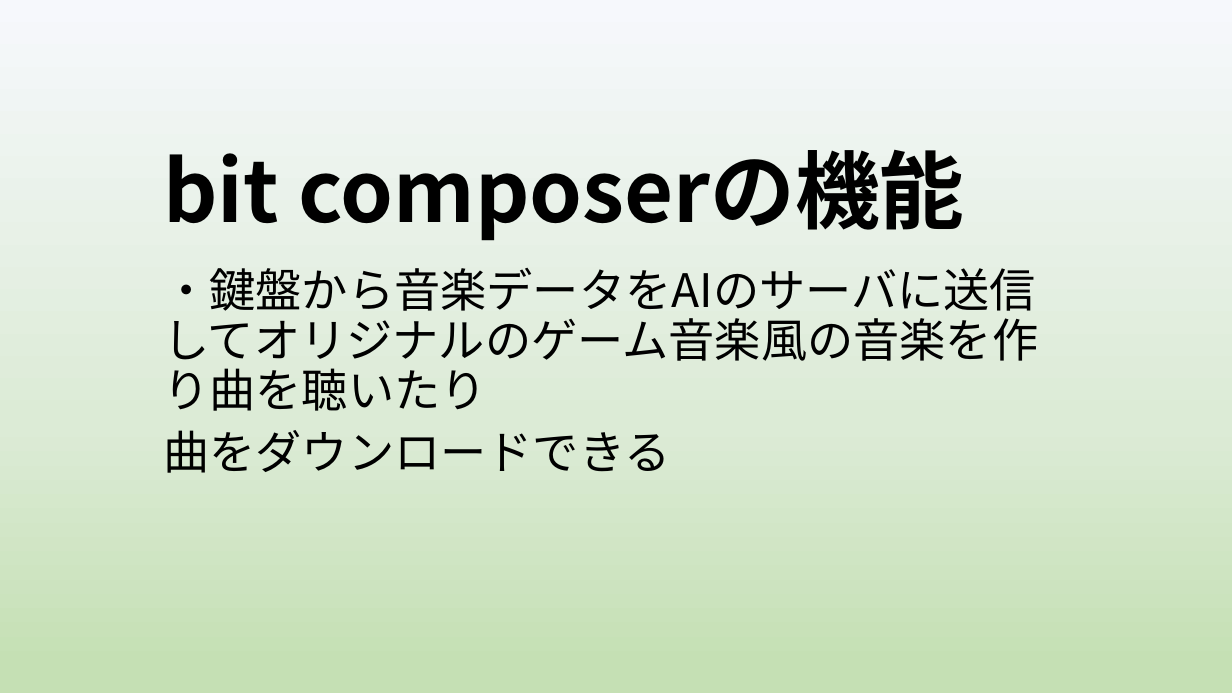
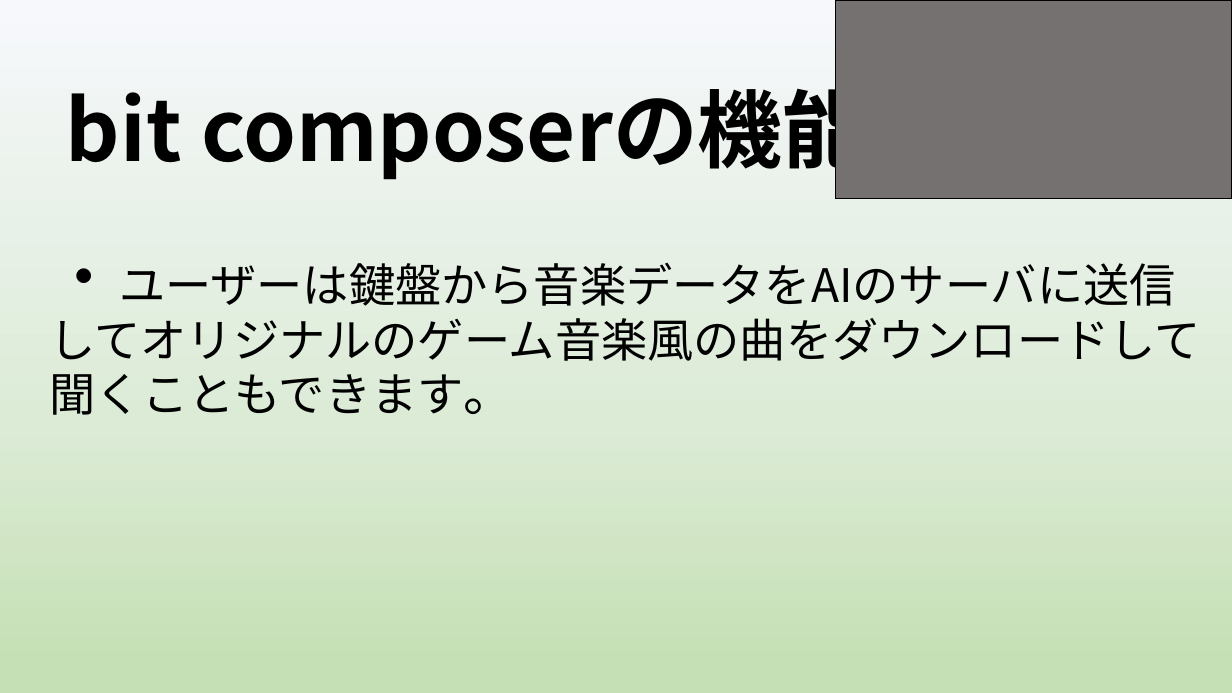
Before and after one commit to yoshitake266/bitComposer_prj, a slide deck: slide 4 of presentation/graduation/bit Composer3 .pptx. Drawn at 1232x693 pixels with LibreOffice and Linux fonts; fonts in the diff are those of the drawing. Boxes give left, top, right and bottom in pixels: in the first picture for what was removed or moved away, otherwise in the second. Text is boxed around its words. In the diff, an @@ line names an element or a change of style, - is before the commit and + after.

```diff
--- a/presentation/graduation/bit Composer3 .pptx
+++ b/presentation/graduation/bit Composer3 .pptx
@@ rectangle added at (x1=836, y1=0, x2=1232, y2=199), fill #767171, outline #000000 1 pt @@
@@ title "bit composerの機能" rewrapped from (x1=163, y1=149, x2=964, y2=241) to (x1=66, y1=76, x2=867, y2=183) @@
@@ subtitle at (x1=50, y1=263, x2=1176, y2=414): text changed @@
-・鍵盤から音楽データをAIのサーバに送信してオリジナルのゲーム音楽風の音楽を作り曲を聴いたり
-曲をダウンロードできる
+・ユーザーは鍵盤から音楽データをAIのサーバに送信してオリジナルのゲーム音楽風の曲をダウンロードして聞くこともできます。
```
Also in this commit, not shown: 10 other slides changed, 2 slides added, 1 slide removed.
